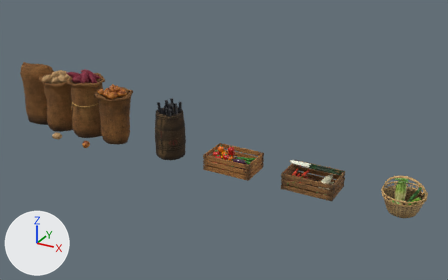
One commit to the glTF model public/models/produce.glb: the scene before it, then after it.
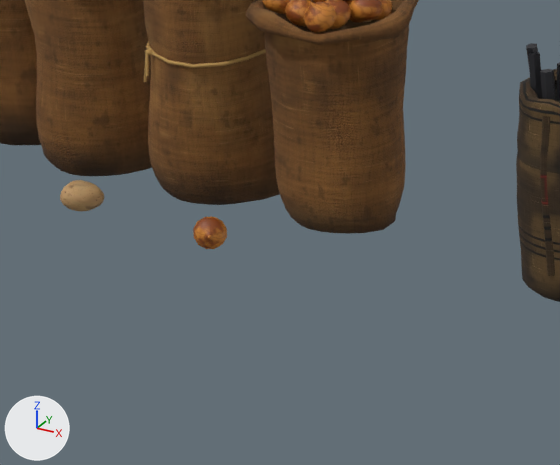
The first picture shows the older version from a 50 mm lens placed at (4.79, -5.28, 2.97), pointed at (1.84, 0.08, 0.29). The close-ups show the older and then the newer version on the part from 9% to 37% of the width and 33% to 70% of the height of that picture. Only the edits that show in the close-ups are written down. Lighting does not change. The marker at lower left points along +X, +Y and +Z. Where no turn or scale is listed for an object, it has been applied to the vertices.

The first close-up shows 'CharcoalSackBody', 'CharcoalSackBodySeam', 'ProduceLoose0', 'ProduceLooseOnion', 'ProduceOnion24', 'ProduceOnionEdge20', 'ProduceOnionHeap', 'ProduceSack0', 'ProduceSack1', 'ProduceSack2', 'ProduceSackSealed' and 10 more.
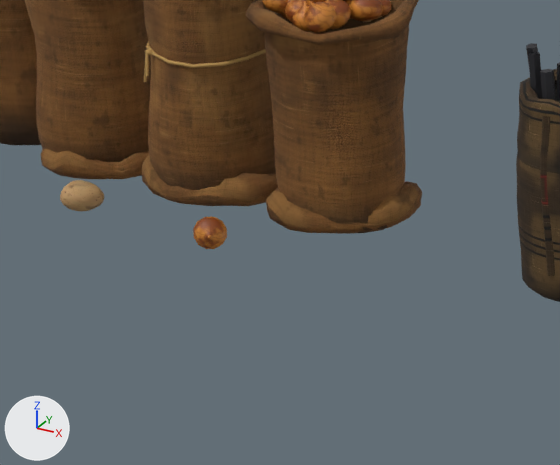
The change, as a list of edits to the scene's bpy script:
```text
Add img_producesackempty:
    img_producesackempty = load_image('ProduceSackEmpty', '_unpacked/ProduceSackEmpty', 1024, 1024, 'sRGB')
Add mat_producesackempty:
    mat_producesackempty = bpy.data.materials.new('ProduceSackEmpty')
    # uses the picture img_produce_weave_n
    # uses the picture img_producesackempty
Add me_producesackempty2:
    me_producesackempty2.from_pydata(...)  # 240 vertices, 454 faces; spans x 0.202..0.615, y -0.152..0.234, z 0.003..0.103
    me_producesackempty2.materials.append(mat_producesackempty)
Add me_producesackempty1:
    me_producesackempty1.from_pydata(...)  # 240 vertices, 454 faces; spans x -0.216..0.222, y -0.151..0.251, z 0.003..0.104
    me_producesackempty1.materials.append(mat_producesackempty)
Add me_producesackempty0:
    me_producesackempty0.from_pydata(...)  # 240 vertices, 454 faces; spans x -0.6..-0.202, y -0.171..0.24, z 0.004..0.11
    me_producesackempty0.materials.append(mat_producesackempty)
Change ob_produceonionheap:
    ob_produceonionheap.location: (0.325, 0.00324, 0.585) -> (0.315, 0.107, 0.583)
    ob_produceonionheap.rotation_euler: (0.0178, 0.0767, 2.688) -> (-0.261, 0.383, 0.712)  # degrees (1, 4.4, 154) -> degrees (-15, 22, 41)
Add ob_producesackempty2:
    ob_producesackempty2 = bpy.data.objects.new('ProduceSackEmpty2', me_producesackempty2)
    ob_producesackempty2.location = (0.0, 0.0, 0.0)
Add ob_producesackempty1:
    ob_producesackempty1 = bpy.data.objects.new('ProduceSackEmpty1', me_producesackempty1)
    ob_producesackempty1.location = (0.0, 0.0, 0.0)
Add ob_producesackempty0:
    ob_producesackempty0 = bpy.data.objects.new('ProduceSackEmpty0', me_producesackempty0)
    ob_producesackempty0.location = (0.0, 0.0, 0.0)
```

Where the change shows, as pixel boxes [x1, y1, x2, y2] in the close-ups (560 x 465 px):
'ProduceSackEmpty2', added (brown)
    after: [266, 181, 422, 234]
'ProduceSackEmpty1', added (brown)
    after: [142, 155, 278, 206]
'ProduceSackEmpty0', added (brown)
    after: [41, 148, 149, 179]
'ProduceOnionHeap', moved, turned
    before: [284, 0, 392, 23]
    after: [281, 0, 392, 32]
